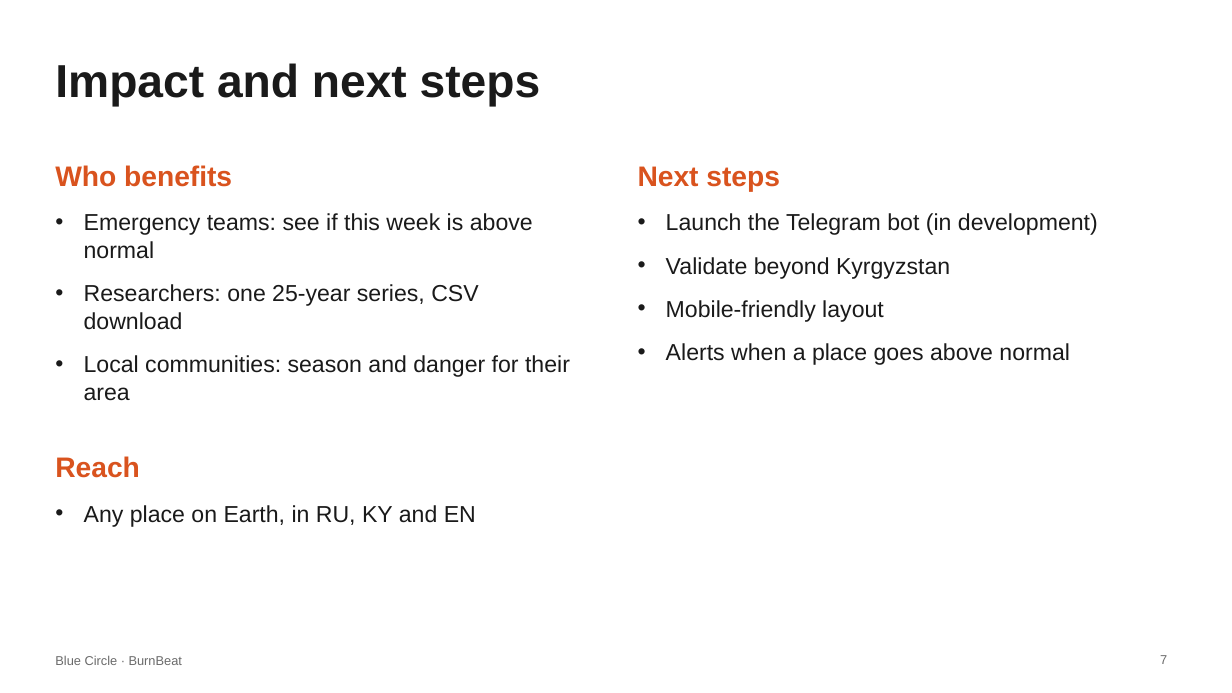
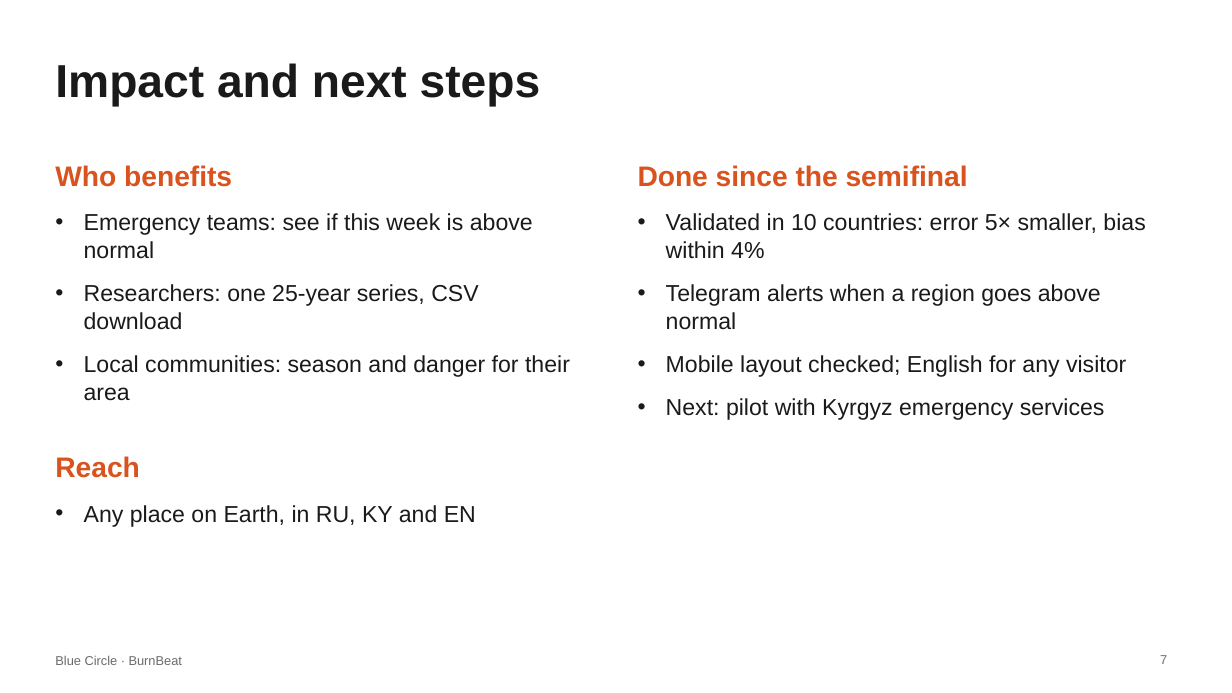
Before and after one commit to bakai4eg/fire-free-will, a slide deck: slide 7 of web/deck/BurnBeat_BlueCircle_demo.pptx. Drawn at 1232x693 pixels with LibreOffice and Linux fonts; fonts in the diff are those of the drawing. Boxes give left, top, right and bottom in pixels: in the first picture for what was removed or moved away, otherwise in the second. Text is boxed around its words. In the diff, an @@ line names an element or a change of style, - is before the commit and + after.

```diff
--- a/web/deck/BurnBeat_BlueCircle_demo.pptx
+++ b/web/deck/BurnBeat_BlueCircle_demo.pptx
@@ text at [638,165,968,187]: text changed @@
-Next steps
+Done since the semifinal
@@ text at [666,213,1145,420]: text changed @@
-• Launch the Telegram bot (in development)
-• Validate beyond Kyrgyzstan
-• Mobile-friendly layout
-• Alerts when a place goes above normal
+• Validated in 10 countries: error 5× smaller, bias within 4%
+• Telegram alerts when a region goes above normal
+• Mobile layout checked; English for any visitor
+• Next: pilot with Kyrgyz emergency services
```
Also in this commit, not shown: 5 other files.
